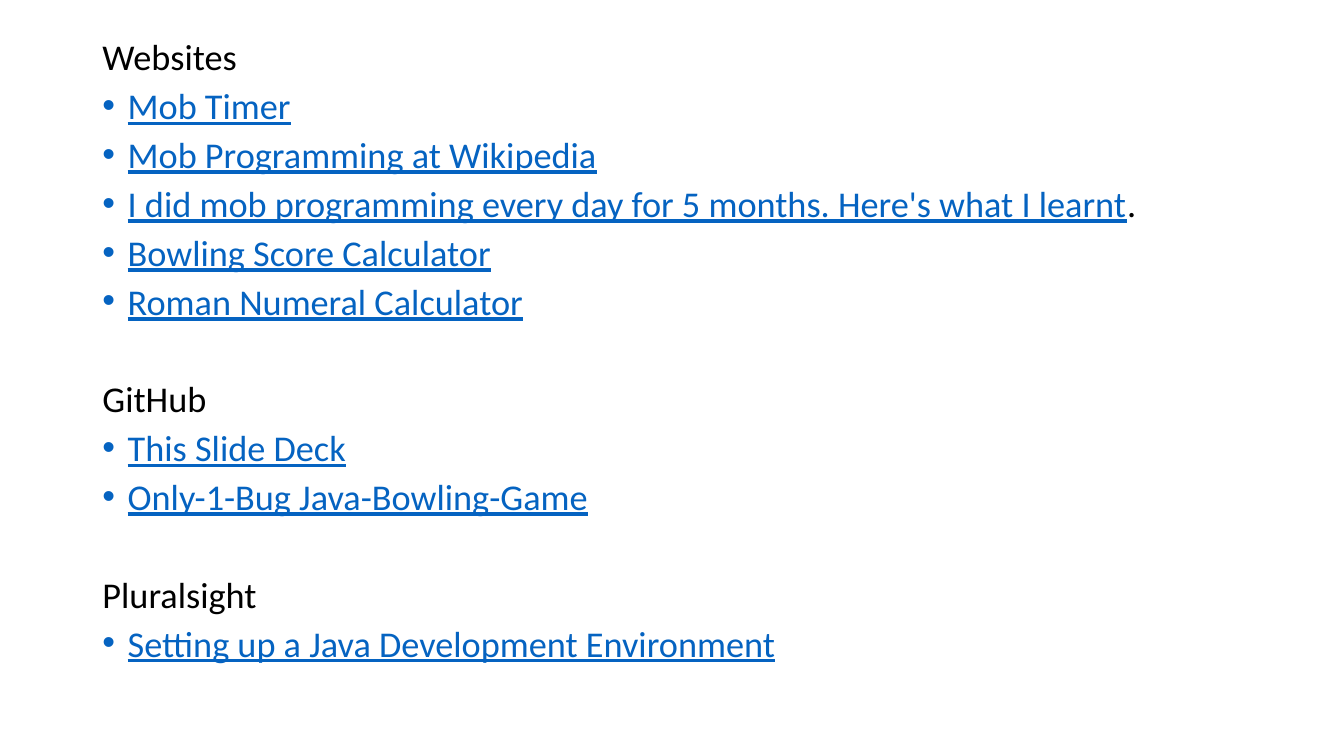
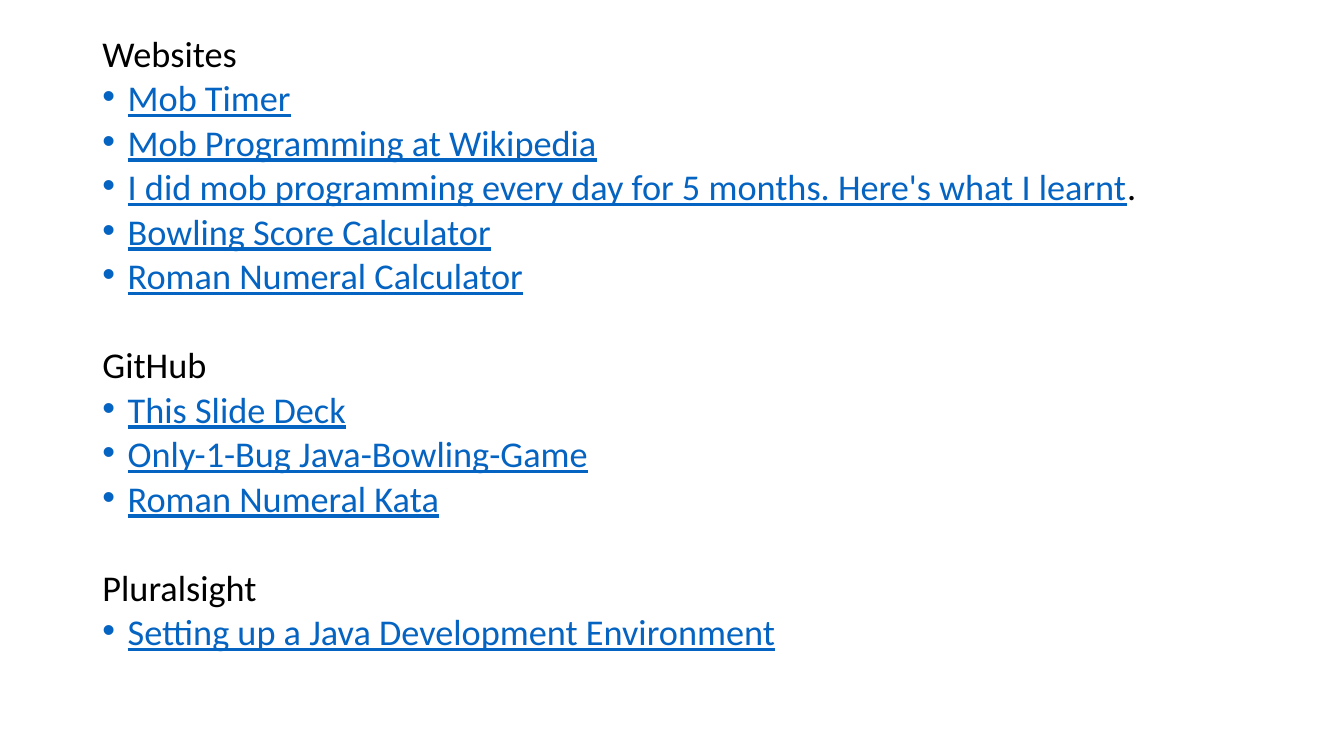
Before and after one commit to jonathan-r-jones/Mob-Programming-Demo, a slide deck: slide 15 of mob.pptx. Drawn at 1344x756 pixels with LibreOffice and Linux fonts; fonts in the diff are those of the drawing. Boxes give left, top, right and bottom in pixels: in the first picture for what was removed or moved away, otherwise in the second. Text is boxed around its words. In the diff, an @@ line names an element or a change of style, - is before the commit and + after.

Commit message:
Nov-18-2020_11:54_PM

```diff
--- a/mob.pptx
+++ b/mob.pptx
@@ text at (102,41,1136,652): line spacing 0.8 to 0.7 @@
@@ text at (128,486,438,518): paragraph added @@
+• Roman Numeral Kata
```
